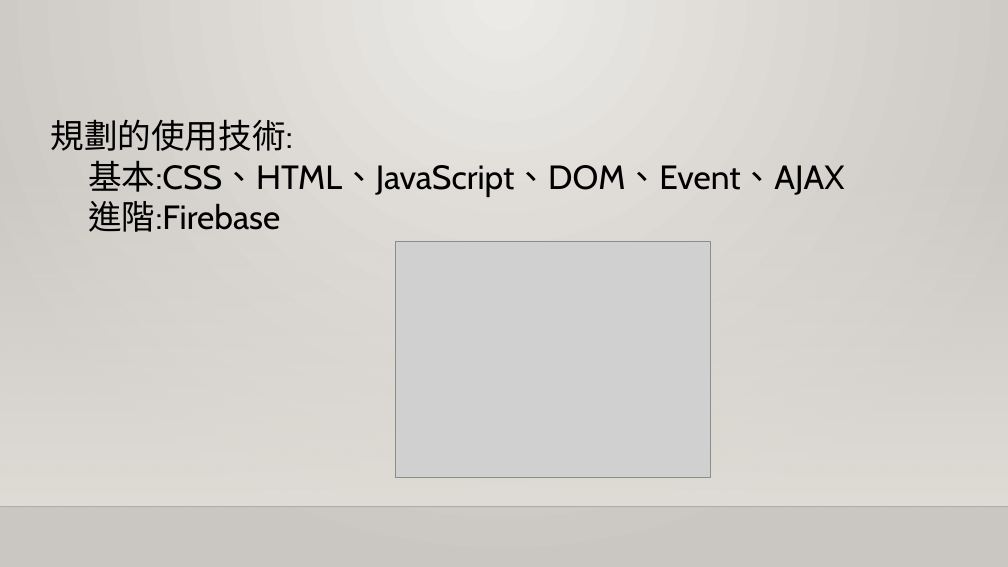
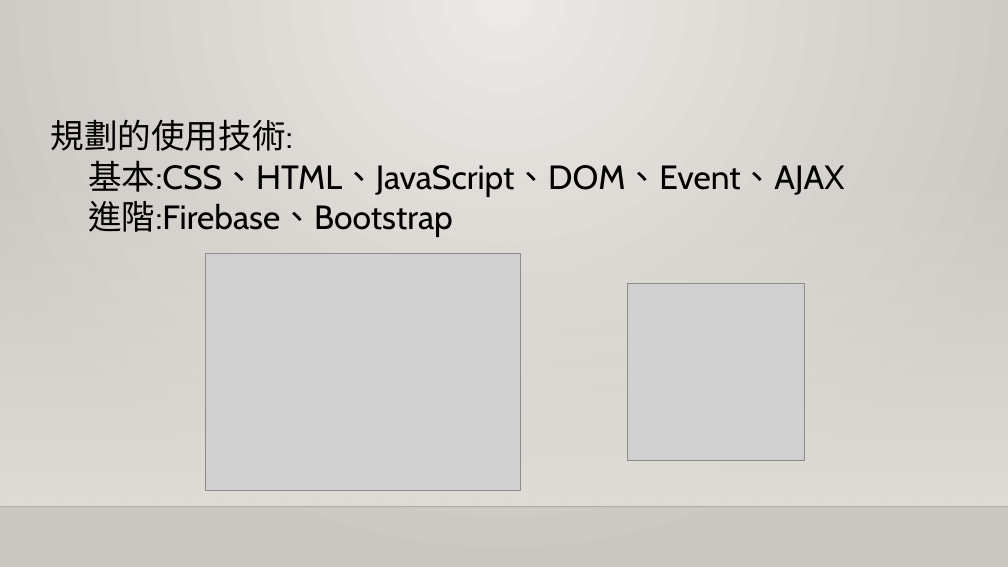
Before and after one commit to YukiHime-TW/nhentai, a slide deck: slide 3 of manga-bookmark.pptx (slide 4 before the commit). Drawn at 1008x567 pixels with LibreOffice and Linux fonts; fonts in the diff are those of the drawing; grey boxes stand for pictures; background and template pictures are left out. Boxes give left, top, right and bottom in pixels: in the first picture for what was removed or moved away, otherwise in the second. Text is boxed around its words. In the diff, an @@ line names an element or a change of style, - is before the commit and + after.

```diff
--- a/manga-bookmark.pptx
+++ b/manga-bookmark.pptx
@@ text at bbox=[88, 201, 453, 237]: text changed @@
-進階:Firebase
+進階:Firebase、Bootstrap
@@ picture: place and size @@
-picture at bbox=[396, 241, 712, 477]
+picture at bbox=[205, 254, 520, 490]
@@ picture added at bbox=[628, 284, 805, 461] @@
```
Also in this commit, not shown: 2 other slides changed, 1 slide added, 2 other files.
